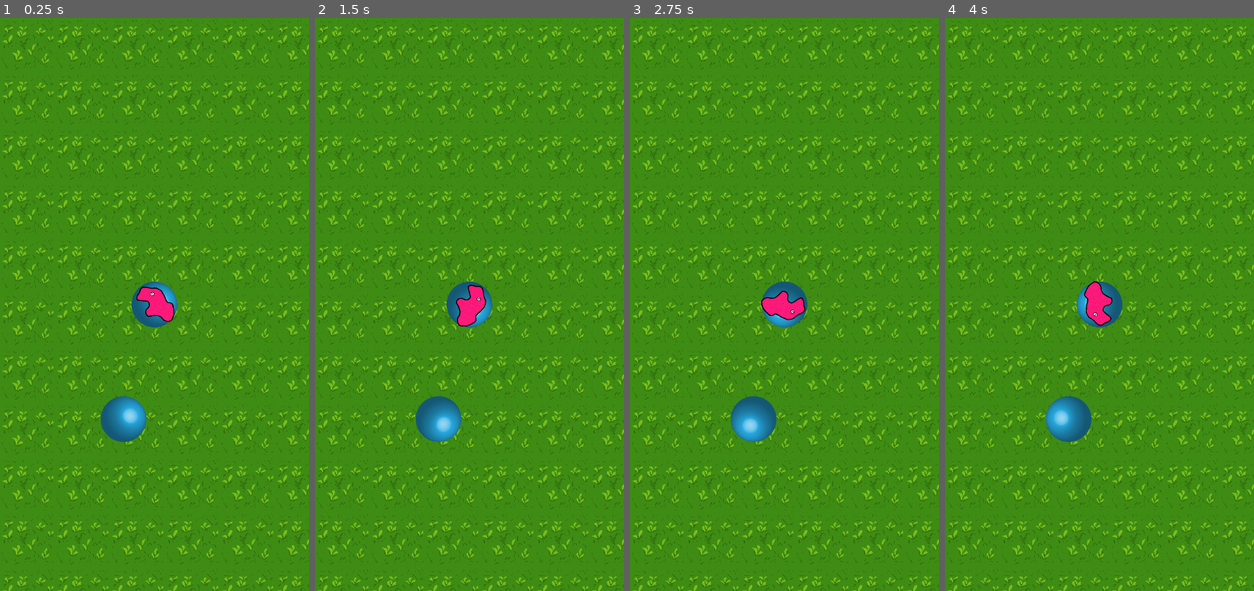
Above: before the commit, frames 1-4 (left to right).
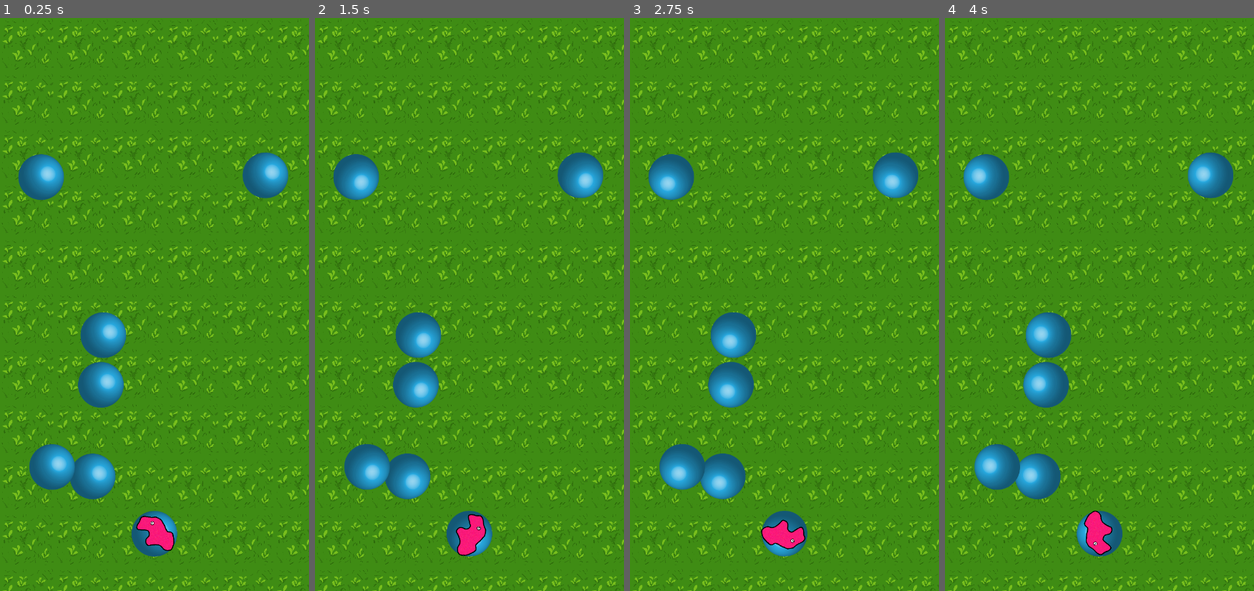
Above: after the commit, the same moments.

Repository: OneFoolStudios/Slimer
Game: Godot game, scene res://Scenes/MenuScene.tscn
The game is run twice, just before and just after one commit, with the same random seed, the same clock (stepped at 60 frames per second) and the same inputs.
Inputs:
- Up to frame 1 (0.25 s): no input
- Up to frame 2 (1.5 s): no input
- Up to frame 3 (2.75 s): no input
- Up to frame 4 (4 s): no input

The runs differ from the first frame. In frame 1, 8.3% of the frame differs, in the area x 6-94%, y 23-94%; in frame 2, 8.4%; in frame 3, 8.4%; in frame 4, 8.4%.

Commit message:
First real commit: -level 1: tutorial lvl -read the code...

Diff:
--- a/Scenes/MenuScene.gd
+++ /dev/null
@@ -1,33 +0,0 @@
-extends Node2D
-
-# class member variables go here, for example:
-# var a = 2
-# var b = "textvar"
-
-func _ready():
-	# Called every time the node is added to the scene.
-	# Initialization here
-
-
-	var vViewPortRes = get_viewport().size
-	var firstSeedPosition = Vector2(vViewPortRes.x*0.5, vViewPortRes.y - vViewPortRes.y*0.5)
-	var secondSeedPosition = Vector2(vViewPortRes.x*0.4, vViewPortRes.y - vViewPortRes.y*0.3)
-	var playerStart = Vector2(vViewPortRes.x*0.1, vViewPortRes.y - vViewPortRes.y*0.1)
-
-	$firstSeed.position = firstSeedPosition
-	$Seed2.position = secondSeedPosition
-	$Slime.position = firstSeedPosition
-	$TileMap.position = Vector2(0,0)
-
-	pass
-
-func _process(delta):
-#	# Called every frame. Delta is time since last frame.
-#	# Update game logic here.
-	#$World.rotate(10*delta)
-	#var loc = $World.get_transform().origin
-#	loc.x += 0.1*delta
-#	loc.y += 0.1*delta
-#	var tr = Transform2D( 10*delta, loc)
-
-	pass
--- a/Scenes/MenuScene.tscn
+++ b/Scenes/MenuScene.tscn
@@ -1,18 +1,19 @@
 [gd_scene load_steps=5 format=2]
 
-[ext_resource path="res://Scenes/MenuScene.gd" type="Script" id=1]
-[ext_resource path="res://Grass.res" type="TileSet" id=2]
-[ext_resource path="res://Scenes/Seed.tscn" type="PackedScene" id=3]
+[ext_resource path="res://Scenes/level1.gd" type="Script" id=1]
+[ext_resource path="res://Scenes/Seed.tscn" type="PackedScene" id=2]
+[ext_resource path="res://Grass.res" type="TileSet" id=3]
 [ext_resource path="res://Scenes/Slime.tscn" type="PackedScene" id=4]
 
-[node name="level1" type="Node2D"]
+[node name="level1" type="Node2D" index="0"]
 
 script = ExtResource( 1 )
+Seed = ExtResource( 2 )
 
 [node name="TileMap" type="TileMap" parent="." index="0"]
 
 mode = 0
-tile_set = ExtResource( 2 )
+tile_set = ExtResource( 3 )
 cell_size = Vector2( 128, 128 )
 cell_quadrant_size = 16
 cell_custom_transform = Transform2D( 0, 0, 0, 0, 0, 0 )
--- a/Scenes/Seed.gd
+++ b/Scenes/Seed.gd
@@ -1,17 +1,9 @@
 extends RigidBody2D
 
-# class member variables go here, for example:
-# var a = 2
-# var b = "textvar"
 
 func _ready():
-	# Called every time the node is added to the scene.
-	# Initialization here
 	pass
 
 func _process(delta):
-#	# Called every frame. Delta is time since last frame.
-#	# Update game logic here.
-
 	rotate(1*delta)
 	pass
--- a/Scenes/Slime.gd
+++ b/Scenes/Slime.gd
@@ -1,22 +1,22 @@
 extends KinematicBody2D
 
 export (int) var SPEED = 5000
-export (int) var GRAVITY = 500
+#export (int) var GRAVITY = 500
 export (int) var JUMPDIST = 250
 
-var velocity = Vector2()  # the player's movement vector
+var velocity = Vector2()  # the character's movement vector
 var screensize  # size of the game window
-var localSeed # seed where the player is on
-var lastSeed # seed where the player was on
-var pos = Vector2()
-var endPos = Vector2()
-var distance = 0
-var bigPos = false
+var localSeed # seed where the character is on
+var lastSeed # seed where the character was on
+var pos = Vector2() #position of the character
+var endPos = Vector2() #position where the character is jumping to
+var distance = 0 #distance between the character and the jumping desination
+var bigPos = false #small check to know if it's 'a-b' or 'b-a' (to know when player reached the jump destination)
 
 
 func _ready():
 	screensize = get_viewport_rect().size
-	localSeed = get_node("/root/level1/firstSeed")
+	localSeed = get_node("/root/level1/firstSeed") #a starting seed
 
 func _process(delta):
 
--- /dev/null
+++ b/Scenes/level1.gd
@@ -0,0 +1,67 @@
+# TUTORIAL LEVEL.
+#	first level players will see as a test
+#
+#
+
+
+extends Node2D
+
+export (PackedScene) var Seed #the seeds or planets or shit the player needs to jump to.
+
+enum sRegion {SCREEN_ALL, SCREEN_BOTTOM, SCREEN_MIDDEL, SCREEN_TOP}
+var screenPartSizeX
+var screenPartSizeY
+var vViewPortRes #the resolution the game is played in. (to know the borders)
+var seeds = [] # the array that contains the seeds the player needs to jump to.
+func _ready():
+	# Called every time the node is added to the scene.
+	# Initialization here
+
+	vViewPortRes = get_viewport().size
+	#screenPartSizeX = vViewPortRes.x/screenParts.size()
+	screenPartSizeY = vViewPortRes.y/(sRegion.size()-1)
+	var firstSeedPosition = Vector2(vViewPortRes.x*0.5, vViewPortRes.y - vViewPortRes.y*0.1)
+	var secondSeedPosition = Vector2(vViewPortRes.x*0.3, vViewPortRes.y - vViewPortRes.y*0.2)
+	var noob = Vector2(vViewPortRes.x*0.3, vViewPortRes.y - vViewPortRes.y*0.2)
+	seeds.resize(5)
+	for i in range(5) :
+		seeds[i] = Seed.instance()
+		add_child(seeds[i], true)
+		seeds[i].position = randomGenPosition(sRegion.SCREEN_ALL)
+
+#	var playerStart = Vector2(vViewPortRes.x*0.1, vViewPortRes.y - vViewPortRes.y*0.1)
+
+	$firstSeed.position = firstSeedPosition
+	$Seed2.position = secondSeedPosition
+
+	$Slime.position = firstSeedPosition
+	$TileMap.position = Vector2(0,0)
+
+	pass
+
+func _process(delta):
+#	# Called every frame. Delta is time since last frame.
+#	# Update game logic here.
+	#$World.rotate(10*delta)
+	#var loc = $World.get_transform().origin
+#	loc.x += 0.1*delta
+#	loc.y += 0.1*delta
+#	var tr = Transform2D( 10*delta, loc)
+
+	pass
+
+func randomGenPosition(var region):
+	var posX
+	var posY
+	posX = rand_range(0, vViewPortRes.x)
+	if region == 0:
+		posY = rand_range(0, vViewPortRes.y)
+	elif region == 1:
+		posY = rand_range(vViewPortRes.y - screenPartSizeY, vViewPortRes.y)
+	elif region == 2:
+		posY = rand_range(screenPartSizeY, vViewPortRes.y - screenPartSizeY)
+	elif region == 3:
+		posY = rand_range(0, screenPartSizeY)
+	else :
+		posY = 0
+	return Vector2(posX, posY)
Not shown: 2 places in Scenes/MenuScene.tscn that only renumber resources
